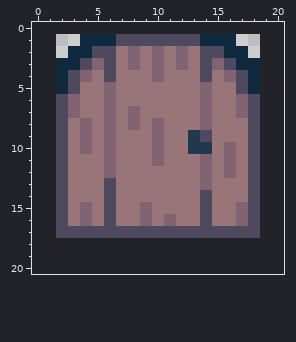
Pixel-art sprite -- assets/img/door.png. Above, as it was before the edit.
The file is 17x17 pixels. The old version is drawn lined up with the new one, on the new canvas.
Once edited:
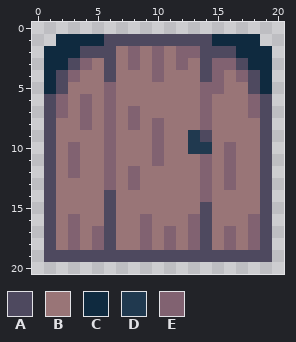
Palette (. is transparent): A #4e495f  B #997577  C #0f2a3f  D #20394f  E #816271
Change:
canvas 17x17 -> 21x21, the old top-left corner now at 2,1
Changed rows in their new state; - is an unchanged pixel.
first column x 1:
 1 -CC--A-------A--CC-
 2 CC-A--------E--A-CC
 3 C-AEB----------EA-C
 4 CAEB----------EBEAC
 5 CAB-----------E-BAC
 6 AEBE------------BEA
 7 AEBE------------BEA
 8 AB---------------BA
 9 AB-B-------------BA
10 ABEB-------------BA
11 ABE--------------BA
12 ABE----E---------BA
13 AB---E-E-------E-BA
14 AB-----------E---BA
15 AB-B----B-------BBA
16 ABEB------B-E---BEA
17 ABEBE-BBEBEBE-BEBEA
18 ABEBEABBEBEBEABEBEA
19 AAAAAAAAAAAAAAAAAAA
